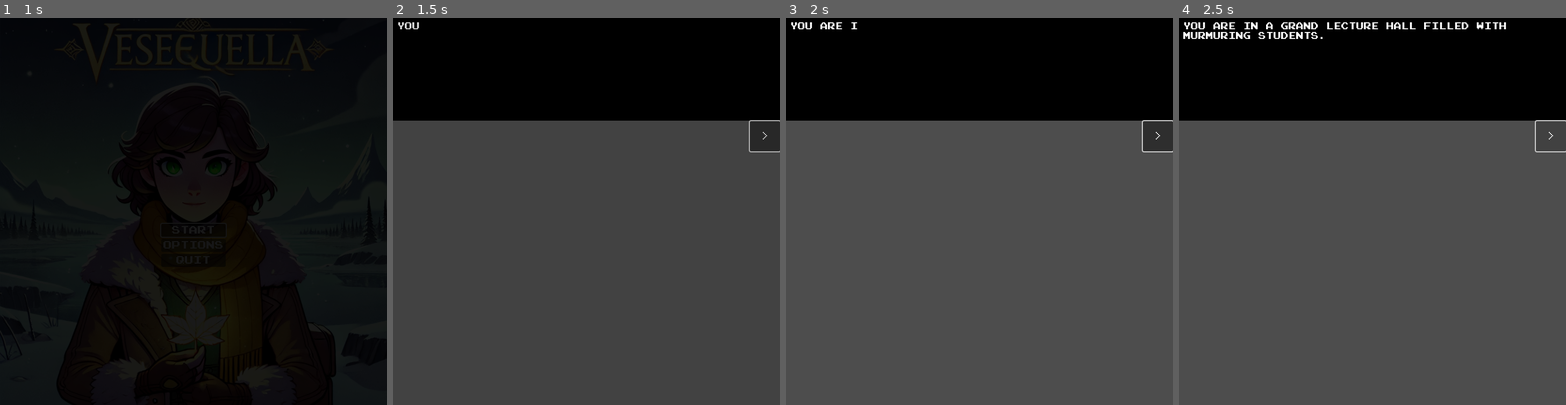
Above: before the commit, frames 1-4 (left to right).
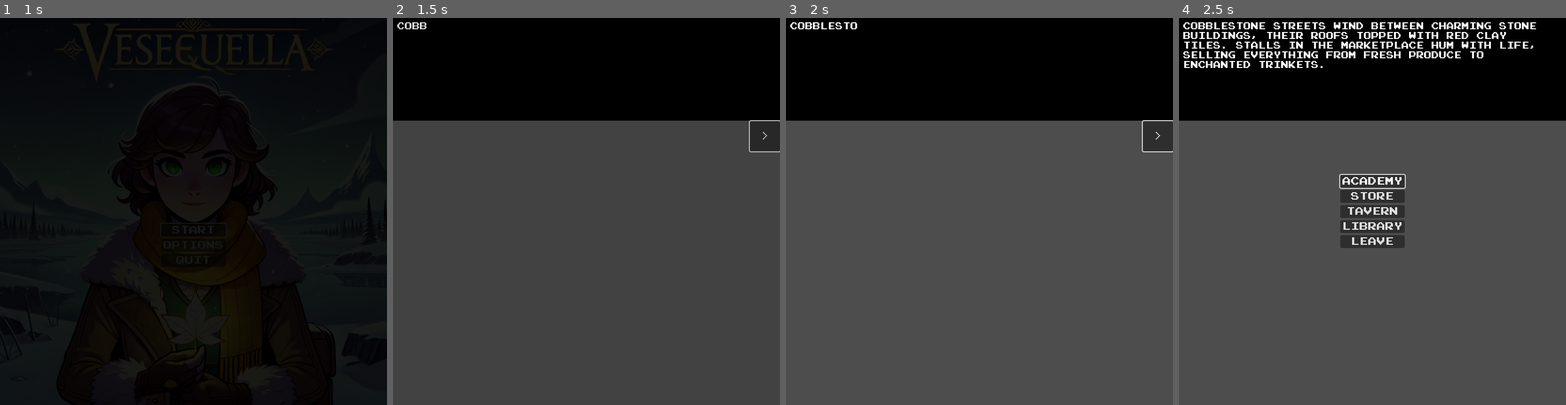
Above: after the commit, the same moments.

Repository: rodriguezric/vesequella
Game: Godot game, scene res://title.tscn
The game is run twice, just before and just after one commit, with the same random seed, the same clock (stepped at 60 frames per second) and the same inputs.
Inputs:
- Up to frame 1 (1 s): click "START" at 0.5 s
- Up to frame 2 (1.5 s): click ">" at 1.25 s
- Up to frame 3 (2 s): no input
- Up to frame 4 (2.5 s): click ">" at 2 s

Frame 1 is identical in both runs. In frame 2, less than 0.1% of the frame differs, in the area x 1-9%, y 1-3%; in frame 3, 0.2%; in frame 4, 6.4%, in the area x 1-100%, y 1-60%.

Commit message:
132-item-function

Diff:
--- a/game.gd
+++ b/game.gd
@@ -181,16 +181,30 @@
 ]
 
 func ITEMS(): pass
+func use_item(invn_idx, source=null, target=null):
+    var item = CTX.inventory[invn_idx]
+    var fn = GAME.item_skill_map[item["id"]]
+    await IO.scroll_text(item.description)
+    await IO.append_text("Do you want to use it?", false)
+
+    var menu_idx = await IO.menu(["YES", "NO"])
+    if menu_idx == 0:
+        await fn.call(source, target)
+        if item.consumable:
+            CTX.inventory.remove_at(invn_idx)
+
 var potion = {
-    "id": "potion",
+    "id": ItemEnum.POTION,
     "name": "Potion",
     "description": "A medicinal potion",
+    "consumable": true,
 }
 
 var torch = {
     "id": "torch",
     "name": "Torch",
     "description": "Chat GPT the description",
+    "consumable": true,
 }
 
 var boots = {
@@ -202,13 +216,15 @@
 var spyglass = {
     "id": "spyglass",
     "name": "Spyglass",
-    "description": "A Mystic spyglass, said to reveal magic secrets."
+    "description": "A Mystic spyglass, said to reveal magic secrets.",
+    "consumable": false,
 }
 
 var rope = {
     "id": "rope",
     "name": "Rope",
     "description": "A rope made with an unfamiliar material.",
+    "consumable": false,
 }
 
 var bolt_scroll = {
@@ -233,6 +249,10 @@
     "id": "bright_scroll",
     "name": "Bright Scroll",
     "description": "A magical scroll for shining light"
+}
+
+var item_skill_map = {
+    ItemEnum.POTION: SKILL.potion,
 }
 
 var item_map = {
--- a/game.tscn
+++ b/game.tscn
@@ -7,6 +7,7 @@
 [node name="Game" type="Node2D"]
 script = ExtResource("1_smcu5")
 running = true
+debug_scene = 1
 
 [node name="World" type="Node" parent="."]
 
--- a/scripts/skill.gd
+++ b/scripts/skill.gd
@@ -135,7 +135,14 @@
         SFX.play_track(SFX.MISS)
         await IO.append_text("but doesn't have enough energy")
 
-
+func potion(source, _target):
+    await IO.scroll_text("%s drinks a potion..." % [source.name])
+    var hp = rng.randi_range(2, 5)
+    VFX.flash_window(Color.WHITE)
+    SFX.play_track(SFX.PICKUP)
+    await IO.append_text("and recovers %d HP!" % [hp])
+    source.hp += hp
+    IO.hero_stats_changed.emit()
 
 func fizzle(source, _target):
     await IO.scroll_text("%s tries to cast a spell..." % [source.name])
--- a/world_node.gd
+++ b/world_node.gd
@@ -83,7 +83,6 @@
     # Boolean return represents whether the caller should return out of the
     # while true game loop
     invn_idx = await IO.show_inventory()
-    if invn_idx > -1:
-        await IO.show_text(CTX.inventory[invn_idx].description)
+    await GAME.use_item(invn_idx, CTX.player)
 
     return false
